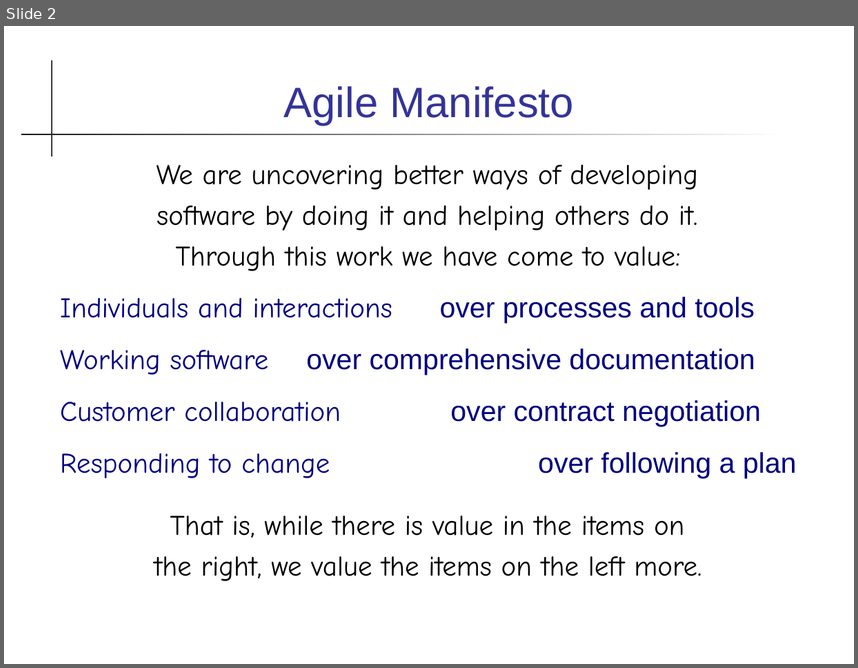
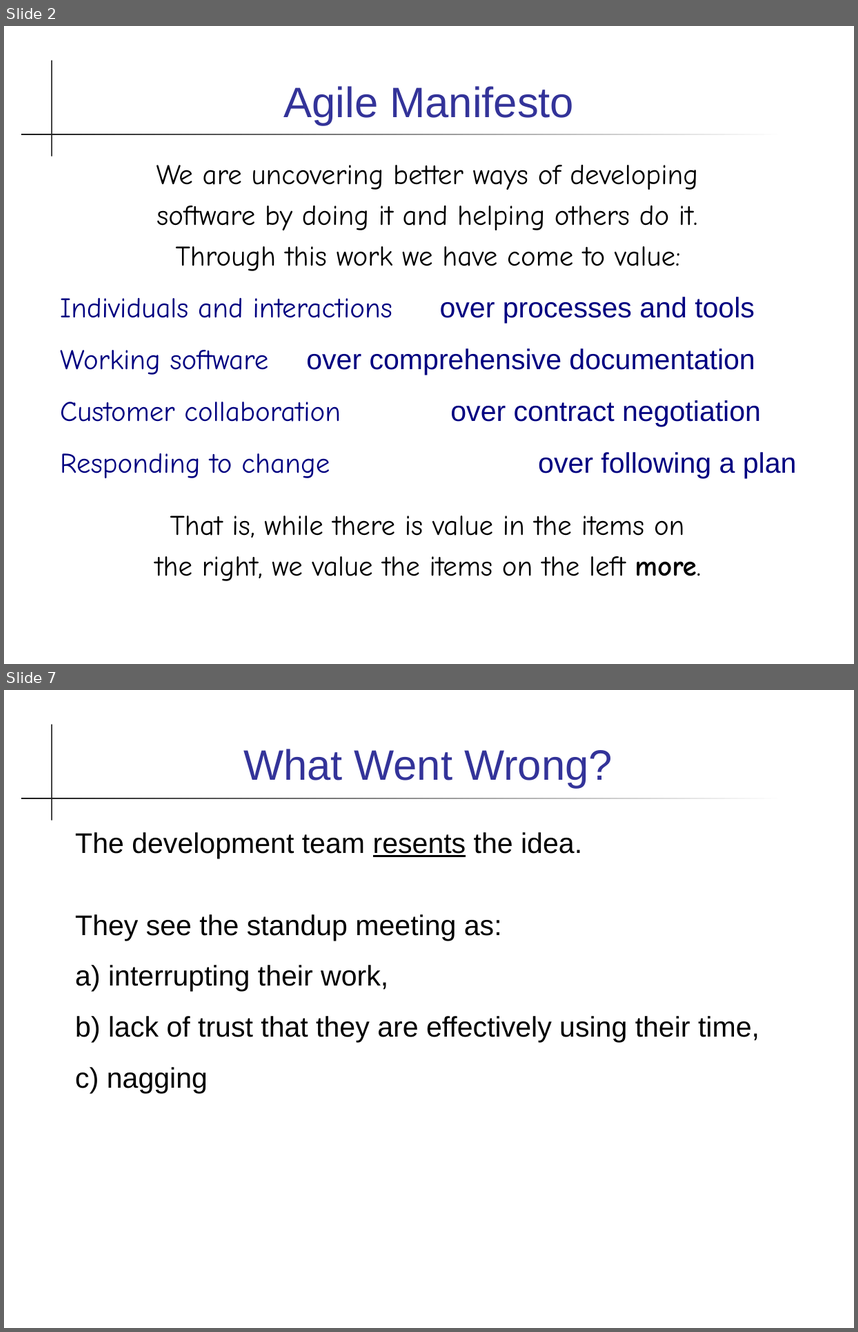
Before and after one commit to cpske/ISP, a slide deck: agile/Agile.ppt. Shown one above the other, each under a label of ours: slide 2 before the commit, slides 2 and 7 after it; the slides between them are not shown. The pictures are 858x668 and 858x1332 pixels, drawn with LibreOffice and Linux fonts; fonts in the diff are those of the drawing. Boxes give left, top, right and bottom in pixels: in the first picture for what was removed or moved away, otherwise in the second. Text is boxed around its words. In the diff, an @@ line names an element or a change of style, - is before the commit and + after.

```diff
--- a/agile/Agile.ppt
+++ b/agile/Agile.ppt
@@ slide 7 added at [4, 690, 854, 1328], background #FFFFFF; not listed: 2 template elements that a slide beside it also shows @@
@@ title added at [243, 749, 612, 788], 36 pt, text #333399 @@
+What Went Wrong?
@@ text added at [75, 832, 760, 1093], 24 pt, text #000000 @@
+The development team resents the idea.
+They see the standup meeting as:
+a) interrupting their work,
+b) lack of trust that they are effectively using their time,
+c) nagging
@@ slide 2 changed as well @@
@@ text at [155, 515, 701, 581]: bold on in "more." @@
```
Also in this commit, not shown: 1 other slide changed, 9 other slides added, 2 slides removed, 8 other files.
